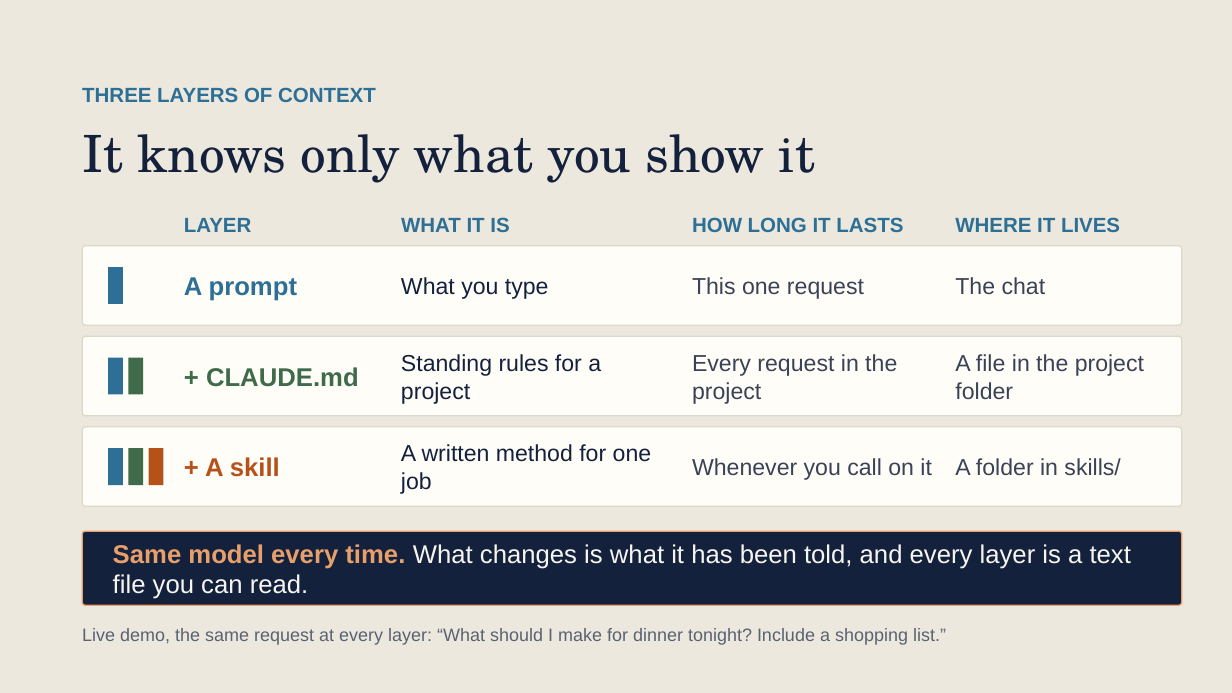
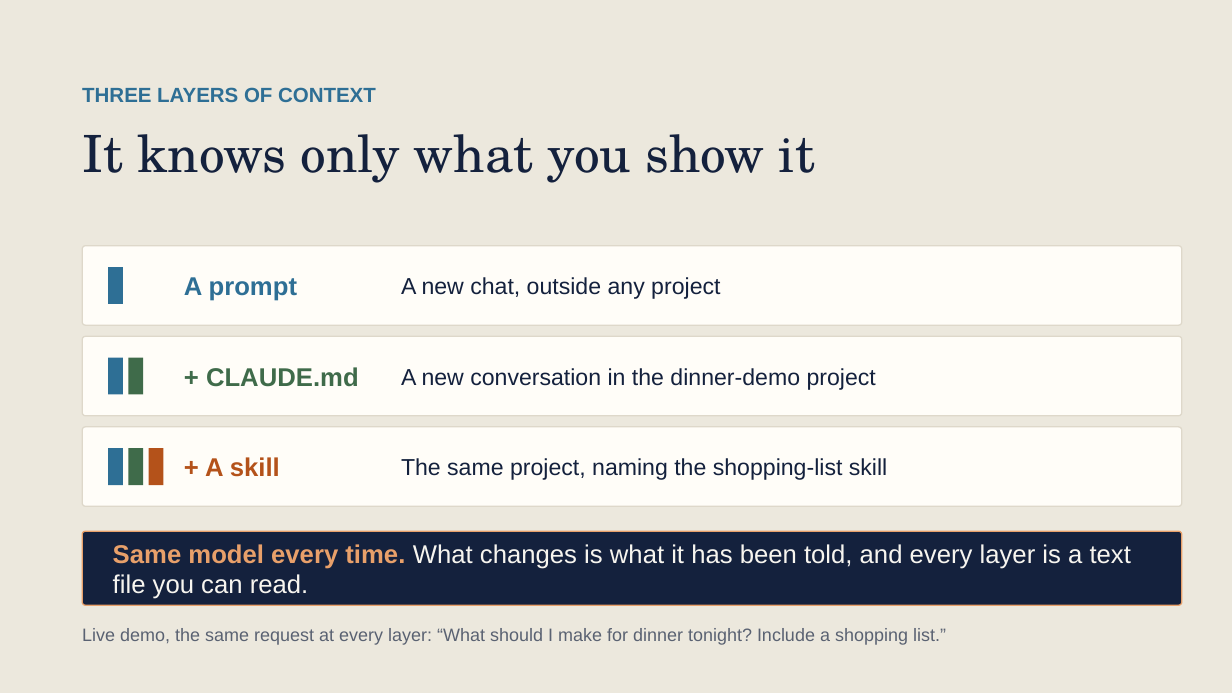
Before and after one commit to scripps-ai-enablement/ai-for-grant-writing, a slide deck: slide 19 of version 1/Using AI for Grant Writing v1.pptx (slide 20 before the commit). Drawn at 1232x693 pixels with LibreOffice and Linux fonts; fonts in the diff are those of the drawing. Boxes give left, top, right and bottom in pixels: in the first picture for what was removed or moved away, otherwise in the second. Text is boxed around its words. In the diff, an @@ line names an element or a change of style, - is before the commit and + after.

```diff
--- a/version 1/Using AI for Grant Writing v1.pptx
+++ b/version 1/Using AI for Grant Writing v1.pptx
@@ text removed at <box>184,218,251,232</box> @@
-LAYER
@@ text removed at <box>401,217,509,232</box> @@
-WHAT IT IS
@@ text removed at <box>692,217,903,232</box> @@
-HOW LONG IT LASTS
@@ text removed at <box>955,217,1120,232</box> @@
-WHERE IT LIVES
@@ text at <box>401,277,720,299</box>: text changed @@
-What you type
+A new chat, outside any project
@@ text removed at <box>692,277,864,299</box> @@
-This one request
@@ text removed at <box>955,277,1046,294</box> @@
-The chat
@@ text removed at <box>692,354,897,404</box> @@
-Every request in the project
@@ text removed at <box>955,354,1144,399</box> @@
-A file in the project folder
@@ text at <box>401,368,876,390</box>: text changed @@
-Standing rules for a project
+A new conversation in the dinner-demo project
@@ text at <box>401,458,887,480</box>: text changed @@
-A written method for one job
+The same project, naming the shopping-list skill
@@ text removed at <box>692,458,932,480</box> @@
-Whenever you call on it
@@ text removed at <box>955,458,1120,476</box> @@
-A folder in skills/
```
Also in this commit, not shown: 4 other slides changed, 2 slides removed, 5 other files.
